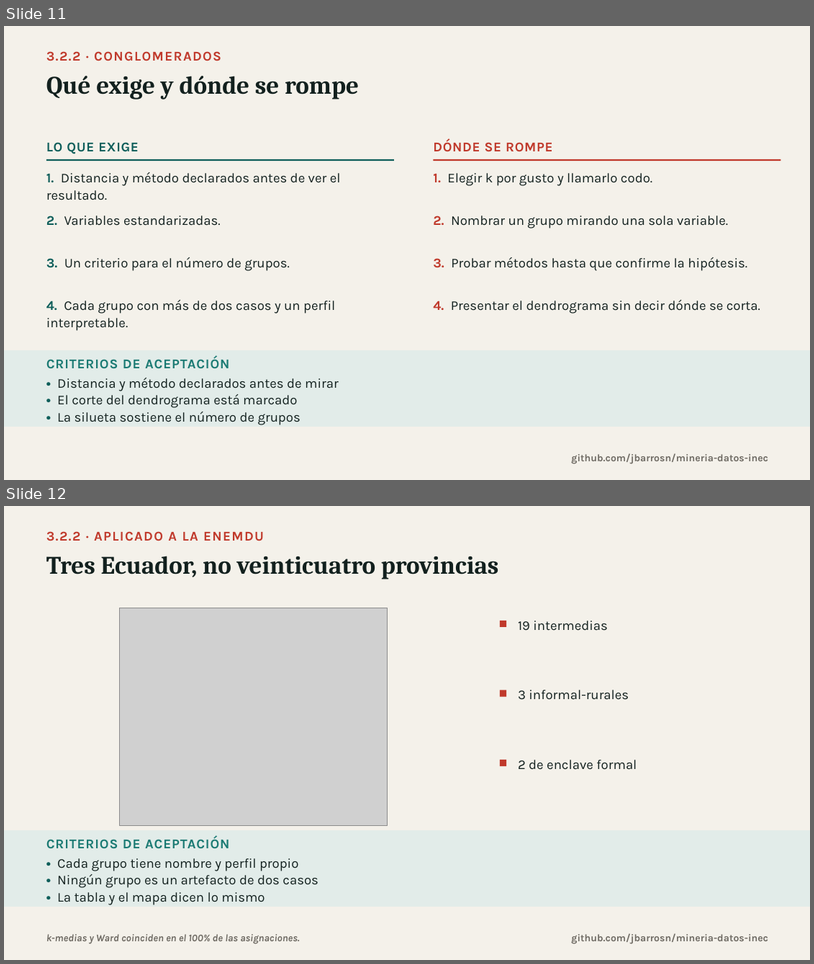
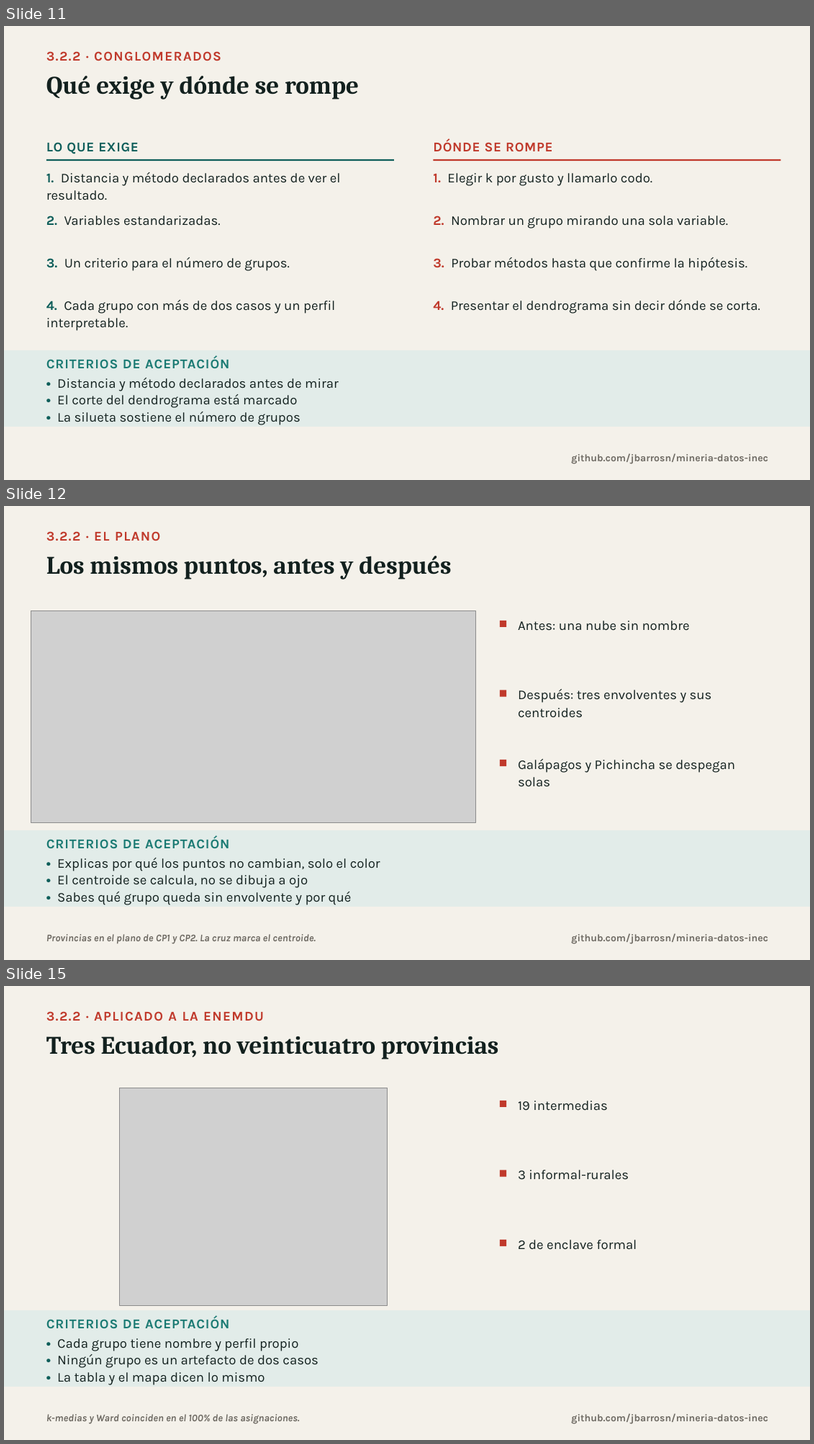
Before and after one commit to jbarrosn/mineria-datos-inec, a slide deck: docs/diapositivas/02_multivariante.pptx. Shown one above the other, each under a label of ours: slides 11 and 12 before the commit, slides 11, 12 and 15 after it; the slides between them are not shown. The pictures are 814x964 and 814x1444 pixels, drawn with LibreOffice and Linux fonts; fonts in the diff are those of the drawing; grey boxes stand for pictures. Boxes give left, top, right and bottom in pixels: in the first picture for what was removed or moved away, otherwise in the second. Text is boxed around its words. In the diff, an @@ line names an element or a change of style, - is before the commit and + after.

Commit message:
Agrega plano antes/despues, silueta y perfil en calor al bloque de conglomerados

```diff
--- a/docs/diapositivas/02_multivariante.pptx
+++ b/docs/diapositivas/02_multivariante.pptx
@@ slide 12 added at (4, 506, 810, 960), background #F4F1EA @@
@@ text added at (46, 531, 160, 541), 16 pt, text #C0392B, bold @@
+3.2.2 · EL PLANO
@@ text added at (46, 556, 451, 579), 30 pt, text #12201E, bold @@
+Los mismos puntos, antes y después
@@ picture added at (31, 610, 476, 822) @@
@@ rectangle added at (500, 620, 507, 627), fill #C0392B @@
@@ text added at (518, 620, 690, 631), 16 pt, text #12201E @@
+Antes: una nube sin nombre
@@ rectangle added at (500, 690, 507, 697), fill #C0392B @@
@@ text added at (518, 689, 712, 718), 16 pt, text #12201E @@
+Después: tres envolventes y sus centroides
@@ rectangle added at (500, 759, 507, 766), fill #C0392B @@
@@ text added at (518, 759, 736, 787), 16 pt, text #12201E @@
+Galápagos y Pichincha se despegan solas
@@ rectangle added at (4, 830, 810, 906), fill #E2ECE9 @@
@@ text added at (46, 836, 229, 849), 16 pt, text #1B7A73, bold @@
+CRITERIOS DE ACEPTACIÓN
@@ text added at (57, 857, 381, 905), 16 pt, text #12201E @@
+• Explicas por qué los puntos no cambian, solo el color
+• El centroide se calcula, no se dibuja a ojo
+• Sabes qué grupo queda sin envolvente y por qué
@@ text added at (46, 934, 316, 944), 12 pt, text #6E6A63, bold, italic @@
+Provincias en el plano de CP1 y CP2. La cruz marca el centroide.
@@ text added at (571, 933, 769, 944), 12 pt, text #6E6A63, bold @@
+github.com/jbarrosn/mineria-datos-inec
@@ what was slide 12 is now slide 15 @@
```
Also in this commit, not shown: 2 other slides added, 9 other files.
